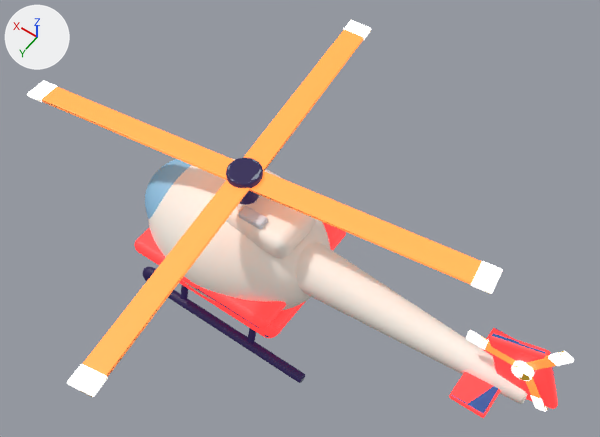
The glTF model public/models/heli.glb, before and after one commit.
Both versions are drawn from a camera (50 mm lens) standing at (-3.96, 4.97, 10.13) and looking at (-0.1, -0.44, 1.63). The lights are fixed; the arrows at upper left show +X, +Y and +Z. The older version comes first. Where no turn or scale is listed for an object, it has been applied to the vertices.

Script lines for the objects in view, before the commit:
```python
me_heli_006 = bpy.data.meshes.new('heli.006')
me_heli_006.from_pydata(...)  # 10302 vertices, 20532 faces; spans x -2.97..2.97, y -0.96..0.96, z -1.25..1.25
me_heli_006.materials.append(mat_toy)
me_rotor_006 = bpy.data.meshes.new('rotor.006')
me_rotor_006.from_pydata(...)  # 1726 vertices, 3416 faces; spans x -3.2..3.2, y -3.2..3.2, z -0.1..0.1
me_rotor_006.materials.append(mat_toy)
me_tail_rotor_006 = bpy.data.meshes.new('tail_rotor.006')
me_tail_rotor_006.from_pydata(...)  # 1422 vertices, 2816 faces; spans x -0.557..0.557, y -0.067..0.067, z -0.64..0.64
me_tail_rotor_006.materials.append(mat_toy)
ob_heli_006 = bpy.data.objects.new('heli.006', me_heli_006)
ob_heli_006.location = (-0.96, 0.0, 1.25)
ob_rotor_006 = bpy.data.objects.new('rotor.006', me_rotor_006)
ob_rotor_006.location = (0.4, 0.0, 2.55)
ob_tail_rotor_006 = bpy.data.objects.new('tail_rotor.006', me_tail_rotor_006)
ob_tail_rotor_006.location = (-3.3, 0.07, 2.0)
```
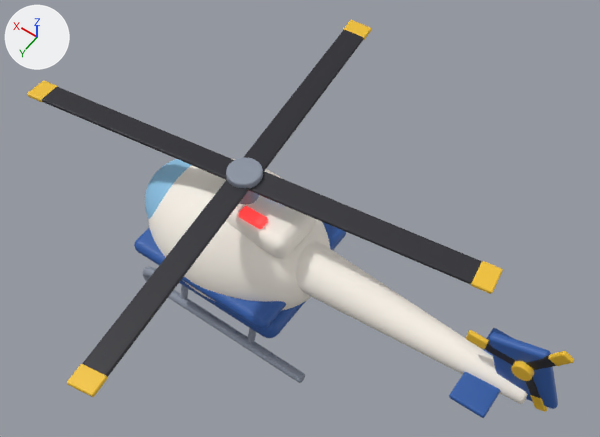
What differs and where, as boxes (x1, y1, x2, y2) in the pictures (600 x 437 px):
```json
{"part": 1, "of": "me_rotor_006", "change": "surface changed", "before": [27, 20, 503, 397], "after": [27, 20, 503, 397]}
{"part": 2, "of": "me_tail_rotor_006", "change": "surface changed", "before": [466, 330, 574, 412], "after": [466, 330, 574, 412], "on screen": "darker"}
{"part": 3, "of": "me_heli_006", "change": "surface changed", "before": [134, 158, 558, 418], "after": [134, 158, 558, 418]}
```

The change, as JSON lines over the scene's bpy script:
```json
{"block": "me_rotor_006", "where": "me_rotor_006.from_pydata(...)  # 1726 vertices, 3416 faces; spans x -3.2..3.2, y -3.2..3.2, z -0.1..0.1"}
{"block": "me_rotor_006", "where": "# used by ob_rotor_006; location = (0.4, 0.0, 2.55)"}
{"block": "me_rotor_006", "change": "me_rotor_006 part 1: texture (UV) coordinates of 3416 of 3416 faces, centred in x -3.2..3.2, y -3.2..3.2, z -0.1..0.1, changed; they spanned u 0.69..0.94, v 0.5..0.5 and now span u 0.69..0.94, v 0.58..0.58"}
{"block": "me_tail_rotor_006", "where": "me_tail_rotor_006.from_pydata(...)  # 1422 vertices, 2816 faces; spans x -0.557..0.557, y -0.067..0.067, z -0.64..0.64"}
{"block": "me_tail_rotor_006", "where": "# used by ob_tail_rotor_006; location = (-3.3, 0.07, 2.0)"}
{"block": "me_tail_rotor_006", "change": "me_tail_rotor_006 part 2: texture (UV) coordinates of 2816 of 2816 faces, centred in x -0.556..0.557, y -0.067..0.067, z -0.64..0.64, changed; they spanned u 0.81..0.94, v 0.5..0.5 and now span u 0.81..0.94, v 0.58..0.58"}
{"block": "me_heli_006", "where": "me_heli_006.from_pydata(...)  # 10302 vertices, 20532 faces; spans x -2.97..2.97, y -0.96..0.96, z -1.25..1.25"}
{"block": "me_heli_006", "where": "# used by ob_heli_006; location = (-0.96, 0.0, 1.25)"}
{"block": "me_heli_006", "change": "me_heli_006 part 3: 20408 kept faces spanning x -2.97..2.97, y -0.96..0.96, z -1.25..1.25 get new texture (UV) coordinates"}
```
